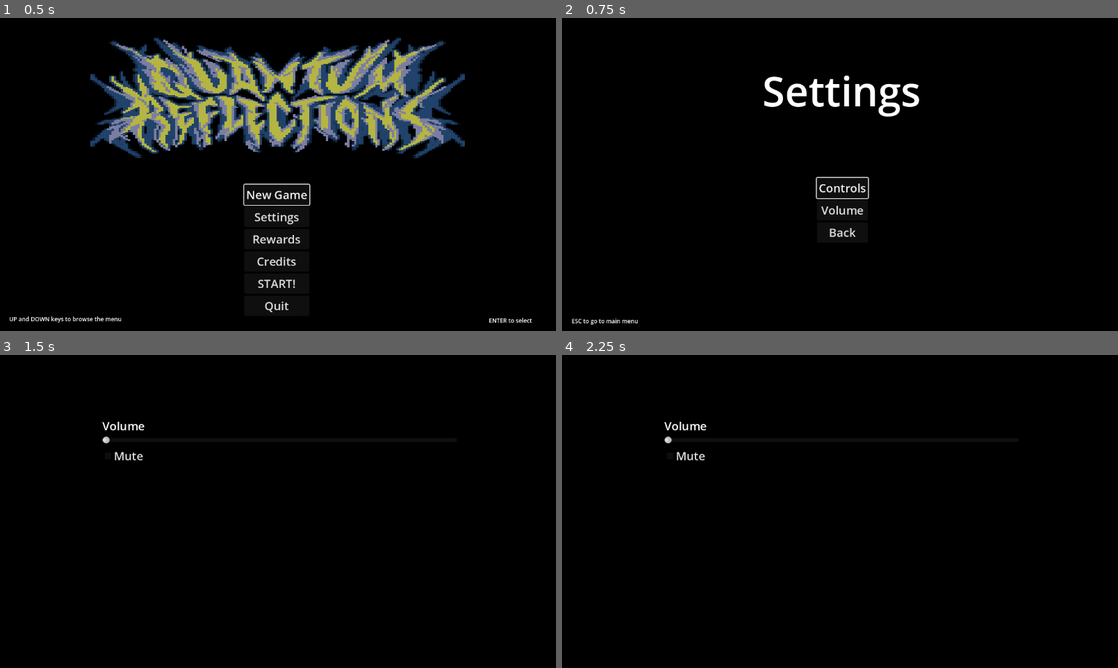
Above: before the commit, frames 1-4 (two rows, left to right).
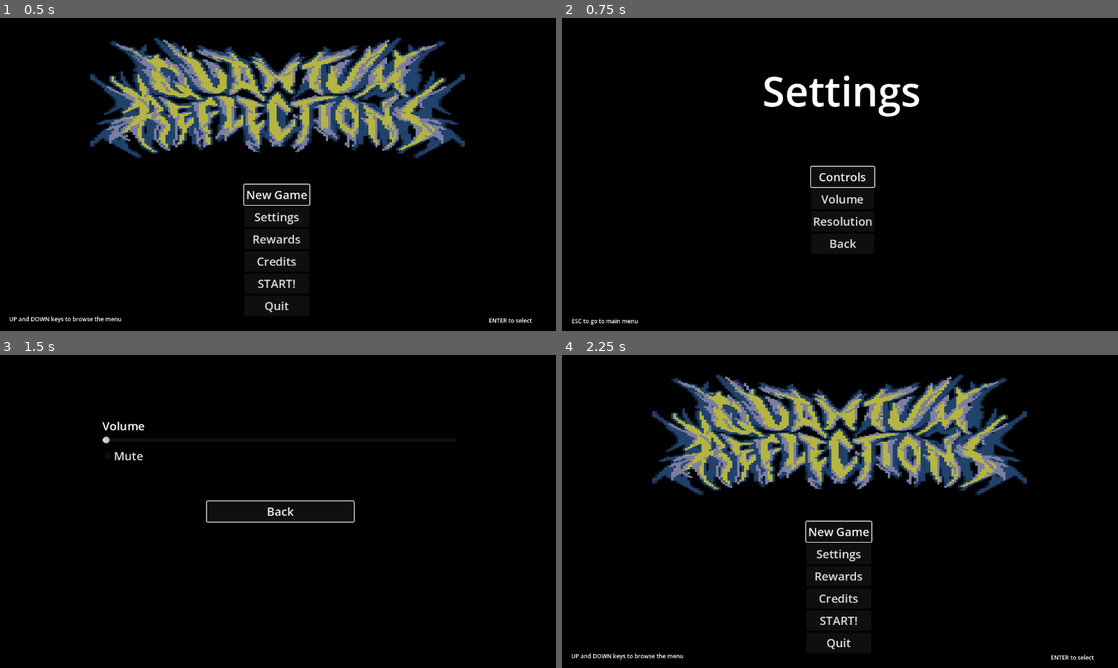
Above: after the commit, the same moments.

Repository: iparosds/Quantum-Reflections
Game: Godot game, scene res://scenes/menu.tscn
Two runs of this game, one before a commit and one after it. Both use one fixed random seed, a clock stepped at 60 frames per second and the inputs below.
Inputs (mouse positions are in pixels of both pictures, inside the frame that each line leads up to):
- Up to frame 1 (0.5 s): no input
- Up to frame 2 (0.75 s): click "Settings" at 0.5 s
- Up to frame 3 (1.5 s): click "Volume" at 1.25 s
- Up to frame 4 (2.25 s): click (840, 511) at 2 s, where only the run after the commit has a clickable "Back"

Frame 1 is identical in both runs. In frame 2, 0.9% of the frame differs, in the area x 44-57%, y 47-74%; in frame 3, 0.4%; in frame 4, 18%, in the area x 1-96%, y 6-98%.

Commit message:
ajustando menu

Diff:
--- a/default_bus_layout.tres
+++ b/default_bus_layout.tres
@@ -1,4 +1,3 @@
 [gd_resource type="AudioBusLayout" format=3 uid="uid://be5kbme8mkoqh"]
 
 [resource]
-bus/0/volume_db = -8.79367
--- a/scenes/settings_menu.tscn
+++ b/scenes/settings_menu.tscn
@@ -67,12 +67,18 @@
 [node name="Volume" type="Button" parent="MarginContainer/VBoxContainer"]
 layout_mode = 2
 focus_neighbor_top = NodePath("../Controls")
+focus_neighbor_bottom = NodePath("../Resolution")
+text = "Volume"
+
+[node name="Resolution" type="Button" parent="MarginContainer/VBoxContainer"]
+layout_mode = 2
+focus_neighbor_top = NodePath("../Volume")
 focus_neighbor_bottom = NodePath("../Back")
-text = "Volume"
+text = "Resolution"
 
 [node name="Back" type="Button" parent="MarginContainer/VBoxContainer"]
 layout_mode = 2
-focus_neighbor_top = NodePath("../Volume")
+focus_neighbor_top = NodePath("../Resolution")
 focus_neighbor_bottom = NodePath("../Controls")
 text = "Back"
 
@@ -106,5 +112,7 @@
 [connection signal="pressed" from="MarginContainer/VBoxContainer/Controls" to="." method="_on_controls_pressed"]
 [connection signal="mouse_entered" from="MarginContainer/VBoxContainer/Volume" to="." method="_on_volume_mouse_entered"]
 [connection signal="pressed" from="MarginContainer/VBoxContainer/Volume" to="." method="_on_volume_pressed"]
+[connection signal="mouse_entered" from="MarginContainer/VBoxContainer/Resolution" to="." method="_on_resolution_mouse_entered"]
+[connection signal="pressed" from="MarginContainer/VBoxContainer/Resolution" to="." method="_on_resolution_pressed"]
 [connection signal="mouse_entered" from="MarginContainer/VBoxContainer/Back" to="." method="_on_back_mouse_entered"]
 [connection signal="pressed" from="MarginContainer/VBoxContainer/Back" to="." method="_on_back_pressed"]
--- a/scenes/volume.tscn
+++ b/scenes/volume.tscn
@@ -1,7 +1,9 @@
-[gd_scene load_steps=4 format=3 uid="uid://bv2p8neuwavxs"]
+[gd_scene load_steps=6 format=3 uid="uid://bv2p8neuwavxs"]
 
 [ext_resource type="Script" path="res://scripts/volume.gd" id="1_efkki"]
 [ext_resource type="AudioStream" uid="uid://bg32u8hnfgwy0" path="res://assets/sounds/MENU MUSIC.wav" id="2_had5s"]
+[ext_resource type="AudioStream" uid="uid://bnr2bup87a15w" path="res://assets/sounds/MENU SOUND - SELECT.wav" id="3_mr224"]
+[ext_resource type="AudioStream" uid="uid://ttsymx30w523" path="res://assets/sounds/MENU SOUND - DOWN.wav" id="4_4fa2d"]
 
 [sub_resource type="LabelSettings" id="LabelSettings_1m1bf"]
 font_size = 24
@@ -53,5 +55,29 @@
 [node name="menu_music" type="AudioStreamPlayer" parent="."]
 stream = ExtResource("2_had5s")
 
+[node name="select_sound" type="AudioStreamPlayer" parent="."]
+stream = ExtResource("3_mr224")
+
+[node name="down_sound" type="AudioStreamPlayer" parent="."]
+stream = ExtResource("4_4fa2d")
+
+[node name="Back" type="Button" parent="."]
+layout_mode = 1
+anchors_preset = 8
+anchor_left = 0.5
+anchor_top = 0.5
+anchor_right = 0.5
+anchor_bottom = 0.5
+offset_left = -152.0
+offset_top = -15.5
+offset_right = 152.0
+offset_bottom = 15.5
+grow_horizontal = 2
+grow_vertical = 2
+theme_override_font_sizes/font_size = 24
+text = "Back"
+
 [connection signal="value_changed" from="MarginContainer/VBoxContainer/Volume" to="." method="_on_volume_value_changed"]
 [connection signal="toggled" from="MarginContainer/VBoxContainer/CheckBox" to="." method="_on_check_box_toggled"]
+[connection signal="mouse_entered" from="Back" to="." method="_on_back_mouse_entered"]
+[connection signal="pressed" from="Back" to="." method="_on_back_pressed"]
--- /dev/null
+++ b/scripts/resolution.gd
@@ -0,0 +1,14 @@
+extends Control
+
+
+
+func _on_resolutions_item_selected(index: int) -> void:
+	match index:
+		0:
+			DisplayServer.window_set_size(Vector2i(1920,1080))
+		1:
+			DisplayServer.window_set_size(Vector2i(1600,980))
+		2:
+			DisplayServer.window_set_size(Vector2i(1280,720))
+		3:
+			DisplayServer.window_set_size(Vector2i(1152,648))
--- a/scripts/settings_menu.gd
+++ b/scripts/settings_menu.gd
@@ -19,6 +19,9 @@
 	$select_sound.play()
 	get_tree().change_scene_to_file("res://scenes/menu.tscn")
 
+func _on_resolution_pressed() -> void:
+	$select_sound.play()
+
 
 func _physics_process(delta):
 	if Input.is_action_just_pressed("move_up"):
@@ -38,3 +41,5 @@
 	$down_sound.play()
 func _on_back_mouse_entered() -> void:
 	$down_sound.play()
+func _on_resolution_mouse_entered() -> void:
+	$down_sound.play()
--- a/scripts/volume.gd
+++ b/scripts/volume.gd
@@ -1,11 +1,20 @@
 extends Control
+
+@onready var back = $Back as Button
 
 func _ready():
 	$menu_music.play()
+	back.grab_focus()
 
-func _on_volume_value_changed(value: float) -> void:
-	AudioServer.set_bus_volume_db(0,value)
-
+func _on_volume_value_changed(_value: float) -> void:
+	AudioServer.set_bus_volume_db(0,_value)
 
 func _on_check_box_toggled(toggled_on: bool) -> void:
 	AudioServer.set_bus_mute(0,toggled_on)
+
+func _on_back_pressed() -> void:
+	$select_sound.play()
+	get_tree().change_scene_to_file("res://scenes/menu.tscn")
+
+func _on_back_mouse_entered() -> void:
+	$down_sound.play()
